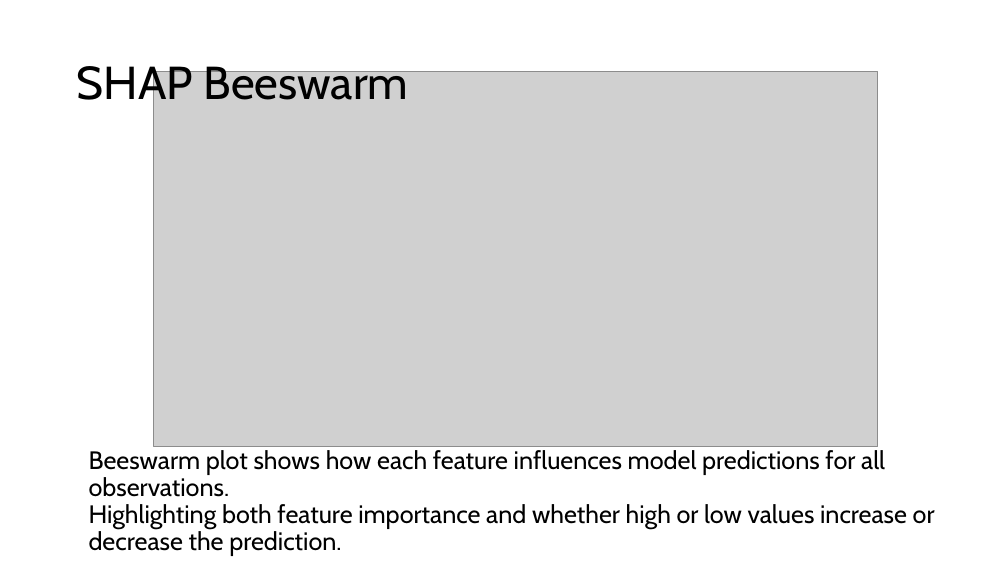
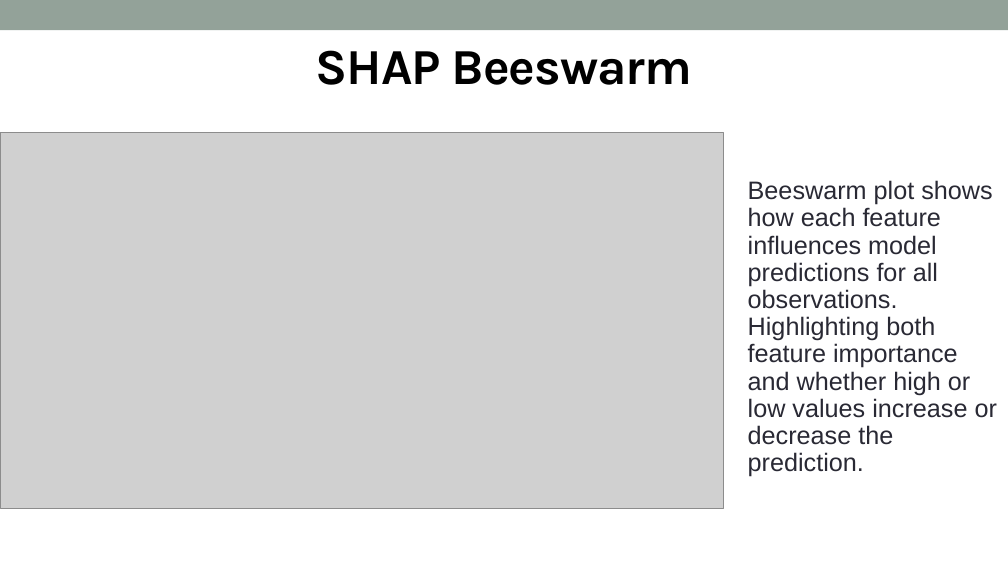
Before and after one commit to adnt01/stroke_factors_analysis, a slide deck: slide 17 of report_and_presentation/Cohort8_DS3_Presentation.pptx. Drawn at 1008x567 pixels with LibreOffice and Linux fonts; fonts in the diff are those of the drawing; grey boxes stand for pictures. Boxes give left, top, right and bottom in pixels: in the first picture for what was removed or moved away, otherwise in the second. Text is boxed around its words. In the diff, an @@ line names an element or a change of style, - is before the commit and + after.

Commit message:
Update Presentation fixed date, added text for correlation

```diff
--- a/report_and_presentation/Cohort8_DS3_Presentation.pptx
+++ b/report_and_presentation/Cohort8_DS3_Presentation.pptx
@@ rectangle added at [0, 0, 1008, 30], fill #93A299 @@
@@ title "SHAP Beeswarm": place and size @@
-title "SHAP Beeswarm" at [77, 60, 409, 110]
+title "SHAP Beeswarm" at [316, 50, 693, 85]
@@ title "SHAP Beeswarm" at [316, 50, 693, 85]: size 44 to 48 pt, font Cabin to Karla, letter spacing 0 to -1 pt, bold on; alignment left to centre; line spacing 0.9 to 1 @@
@@ text "Beeswarm plot shows how each ...": place and size @@
-text "Beeswarm plot shows how each ..." at [89, 450, 935, 556]
+text "Beeswarm plot shows how each ..." at [748, 180, 997, 477]
@@ text "Beeswarm plot shows how each ..." at [748, 180, 997, 477]: font Cabin to Arial, text colour #000000 to #292934 @@
@@ picture: place and size @@
-picture at [154, 71, 877, 447]
+picture at [0, 132, 724, 508]
```
Also in this commit, not shown: 13 other slides changed, 7 slides added, 6 slides removed.
